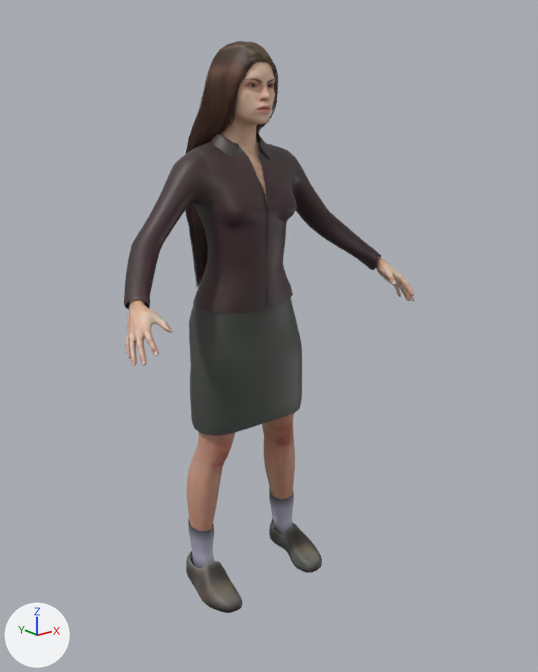
An edit to the FBX model assets/models/noor_el.fbx, drawn before and after from the same camera.
Both versions are drawn from a camera (50 mm lens) standing at (-1.371, -1.877, 1.569) and looking at (0.035, -0.119, 0.866). The lights are fixed; the arrows at lower left show +X, +Y and +Z. The older version comes first. Where no turn or scale is listed for an object, it has been applied to the vertices. Vertices at exactly the same position are counted once.

Names of what the first picture shows: 'noor_el_body', 'noor_el_body.female_elegantsuit01', 'noor_el_body.long01', 'noor_el_body.shoes02'.
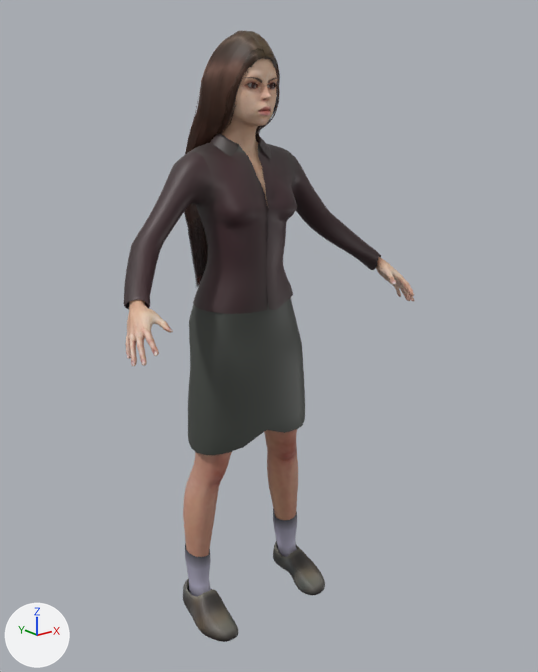
The change, as a list of edits to the scene's bpy script:
```text
Change me_base_021:
    used by ob_noor_el_body; location = (0.0, 0.0, 0.0)
    remove me_base_021.from_pydata(...)  # 8705 vertices, 8609 faces; spans x -0.53..0.53, y -0.32..0.05, z 0.18..1.73
    add me_base_021.from_pydata(...)  # 8705 vertices, 8609 faces; spans x -0.53..0.53, y -0.32..0.05, z 0.09..1.75
    me_base_021 part 2: 1593 of the vertices in x -0.09..0.09, y -0.16..0.05, z 1.48..1.73 are scaled about their middle by (1.15, 1.04, 1.13)
    me_base_021 part 3: 785 of 8705 vertices moved; they spanned x -0.22..0.22, y -0.14..0.04, z 0.18..0.77 and now span x -0.23..0.23, y -0.14..0.04, z 0.09..0.77; mean shift (0.0, 0.0, -0.06); largest move (0.15, -0.04, 0.18) -> (0.17, -0.04, 0.09)
Change me_shoes02_006:
    used by ob_noor_el_body_shoes02; location = (0.0, 0.0, 0.0)
    remove me_shoes02_006.from_pydata(...)  # 1594 vertices, 1532 faces; spans x -0.242..0.242, y -0.216..0.036, z -0.012..0.234
    add me_shoes02_006.from_pydata(...)  # 1594 vertices, 1532 faces; spans x -0.26..0.26, y -0.216..0.036, z -0.115..0.144
    me_shoes02_006 part 5: the loose piece of 653 vertices spanning x 0.128..0.242, y -0.216..0.036, z -0.012..0.109 is moved by (0.018, 0.0, -0.103)
    me_shoes02_006 part 6: the loose piece of 653 vertices spanning x -0.242..-0.128, y -0.216..0.036, z -0.012..0.109 is moved by (-0.018, 0.0, -0.103)
    me_shoes02_006 part 7: 144 of 1594 vertices moved; they spanned x 0.132..0.215, y -0.097..0.031, z 0.035..0.234 and now span x 0.15..0.233, y -0.097..0.031, z -0.068..0.144; mean shift (0.018, 0.0, -0.1); largest move (0.151, -0.053, 0.096) -> (0.169, -0.053, -0.007)
    me_shoes02_006 part 8: 144 of 1594 vertices moved; they spanned x -0.215..-0.132, y -0.097..0.031, z 0.035..0.234 and now span x -0.233..-0.15, y -0.097..0.031, z -0.068..0.144; mean shift (-0.018, 0.0, -0.1); largest move (-0.151, -0.018, 0.065) -> (-0.169, -0.018, -0.037)
Change me_long01_003:
    used by ob_noor_el_body_long01; location = (0.0, 0.0, 0.0)
    remove me_long01_003.from_pydata(...)  # 3238 vertices, 2054 faces; spans x -0.134..0.134, y -0.138..0.103, z 0.991..1.736
    add me_long01_003.from_pydata(...)  # 3238 vertices, 2054 faces; spans x -0.136..0.136, y -0.149..0.104, z 0.991..1.764
    me_long01_003 part 1: 2270 of 3238 vertices moved; they spanned x -0.134..0.134, y -0.138..0.103, z 0.997..1.736 and now span x -0.136..0.136, y -0.149..0.104, z 0.997..1.764; mean shift (0.0, -0.001, 0.003); largest move (0.0, -0.065, 1.732) -> (0.001, -0.067, 1.761)
Change me_female_elegantsuit01_001:
    used by ob_noor_el_body_female_elegantsuit01; location = (0.0, 0.0, 0.0)
    remove me_female_elegantsuit01_001.from_pydata(...)  # 2205 vertices, 2096 faces; spans x -0.479..0.477, y -0.206..0.101, z 0.58..1.487
    add me_female_elegantsuit01_001.from_pydata(...)  # 2205 vertices, 2096 faces; spans x -0.479..0.477, y -0.206..0.102, z 0.517..1.488
    me_female_elegantsuit01_001 part 4: 378 of 2205 vertices moved; they spanned x -0.206..0.206, y -0.158..0.101, z 0.58..1.487 and now span x -0.222..0.222, y -0.158..0.102, z 0.517..1.488; mean shift (0.0, 0.0, -0.015); largest move (0.189, -0.098, 0.581) -> (0.207, -0.098, 0.519)
    other edits to the shape of me_female_elegantsuit01_001 do not show in these pictures
```

Location of each change, [x1, y1, x2, y2] in pixels of the pictures (538 x 672 px; the box of a moved part takes in the faces that stretch with it):
'noor_el_body.female_elegantsuit01', reshaped
    before: [124, 132, 381, 436]
    after: [124, 133, 381, 455]
'noor_el_body', reshaped (6% taller)
    before: [125, 62, 415, 531]
    after: [125, 58, 415, 557]
'noor_el_body.shoes02', reshaped (7% taller)
    before: [186, 488, 322, 613]
    after: [183, 508, 325, 642]
'noor_el_body.long01', reshaped
    before: [185, 41, 278, 286]
    after: [184, 31, 280, 286]
part 1 of me_long01_003, moved or reshaped
    before: [185, 41, 278, 270]
    after: [184, 31, 280, 270]
part 2 of me_base_021, moved or reshaped
    before: [230, 62, 275, 137]
    after: [228, 58, 277, 138]
part 3 of me_base_021, moved or reshaped
    before: [187, 413, 295, 531]
    after: [183, 429, 298, 557]
part 4 of me_female_elegantsuit01_001, moved or reshaped
    before: [189, 132, 302, 436]
    after: [188, 133, 305, 455]
part 5 of me_shoes02_006, moved or reshaped
    before: [269, 518, 322, 573]
    after: [273, 542, 325, 595]
part 6 of me_shoes02_006, moved or reshaped
    before: [186, 551, 242, 613]
    after: [183, 579, 238, 642]
part 7 of me_shoes02_006, moved or reshaped
    before: [269, 488, 294, 534]
    after: [273, 508, 297, 557]
part 8 of me_shoes02_006, moved or reshaped
    before: [188, 520, 215, 568]
    after: [185, 543, 211, 597]
